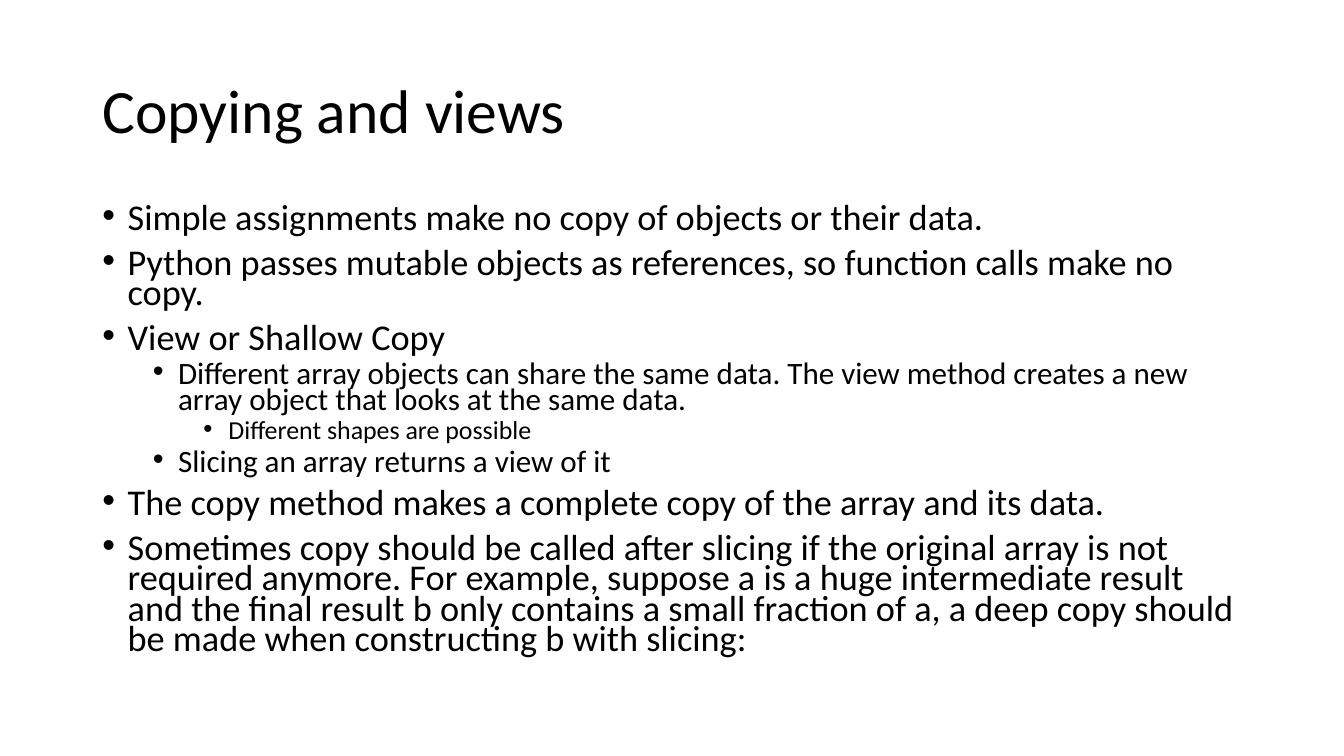
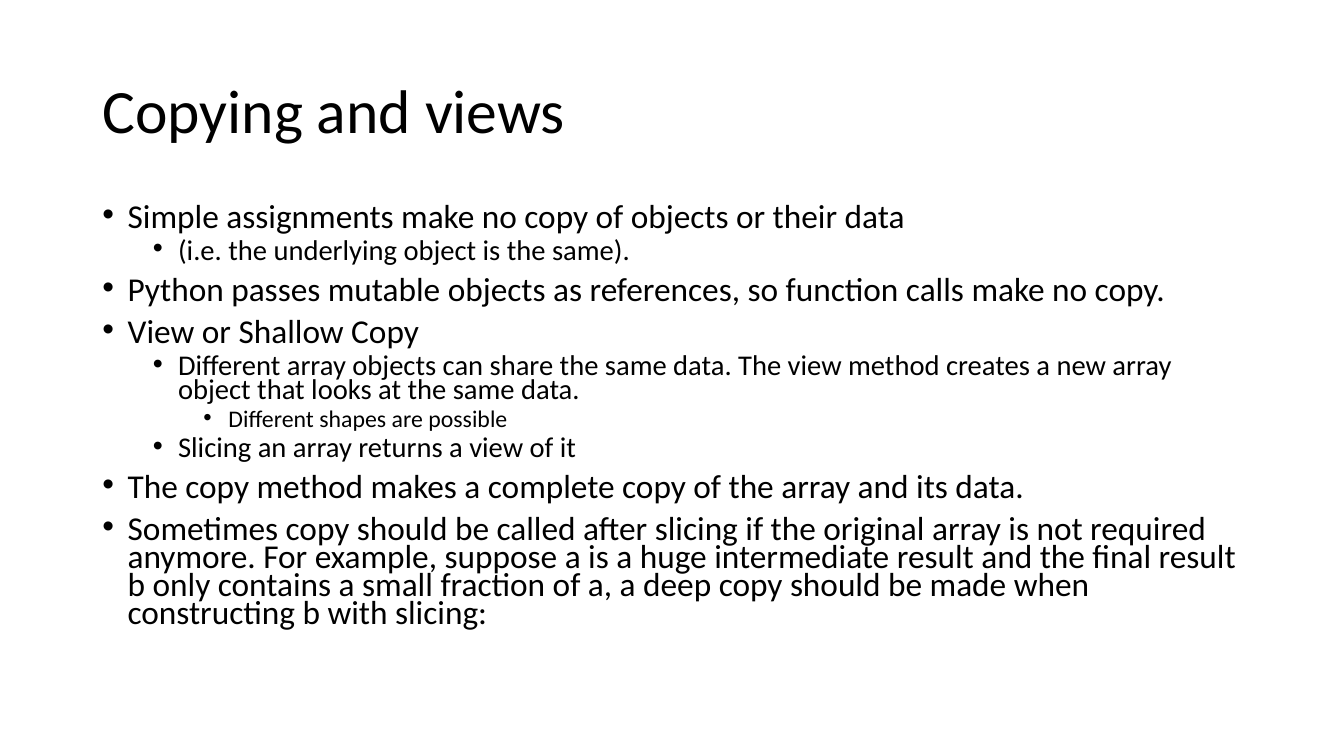
Before and after one commit to FranzGH/IoT_ML, a slide deck: slide 11 of Numpy.pptx. Drawn at 1344x756 pixels with LibreOffice and Linux fonts; fonts in the diff are those of the drawing. Boxes give left, top, right and bottom in pixels: in the first picture for what was removed or moved away, otherwise in the second. Text is boxed around its words. In the diff, an @@ line names an element or a change of style, - is before the commit and + after.

```diff
--- a/Numpy.pptx
+++ b/Numpy.pptx
@@ text at (x1=128, y1=205, x2=905, y2=265): text changed; size 25.9 to 23.8 pt @@
-• Simple assignments make no copy of objects or their data.
+• Simple assignments make no copy of objects or their data
+  • (i.e. the underlying object is the same).
@@ text at (x1=128, y1=278, x2=1236, y2=630): size 25.9 to 23.8 pt in "Python passes mutable objects as references, so ...", "View or Shallow Copy", "The copy method makes a complete copy ...", "Sometimes copy should be called after slicing ..."; size 22.2 to 20.4 pt in "Different array objects can share the same ...", "Slicing an array returns a view of ..."; size 18.5 to 17 pt in "Different shapes are possible" @@
```
Also in this commit, not shown: 6 other slides changed, 18 other files.
